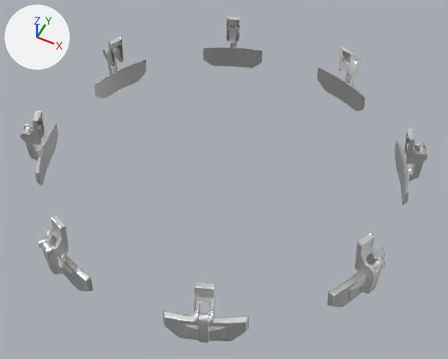
What one commit did to the FBX model Assets/_CustomShips/Rocinante/Models/Engine_Bell_ExtPanels.fbx.
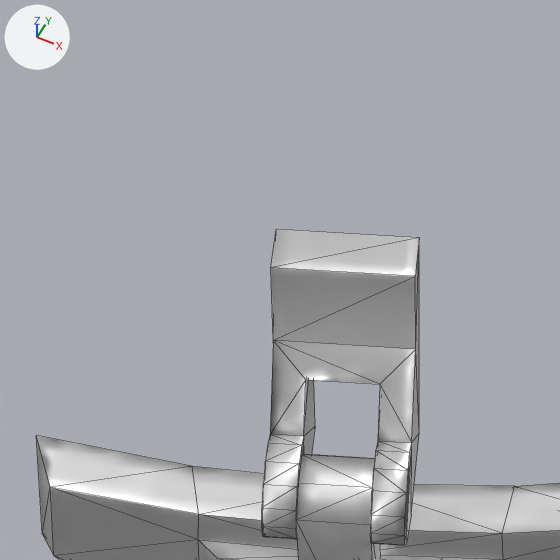
The first picture shows the older version from a 50 mm camera at (11.9, -23.8, 31.8) aimed at (0.7, -1.3, 3.6). The close-ups show the older and then the newer version on the part from 35% to 52% of the width and 70% to 91% of the height of that picture. Only the edits that show in the close-ups are written down. The axes (+X, +Y, +Z) are drawn at upper left. The lights are the same throughout. The close-ups show mesh edges as thin lines. Where no turn or scale is listed for an object, it has been applied to the vertices.

Objects in the first close-up: '1_Engine_Bell.116', '1_Engine_Bell.124'.
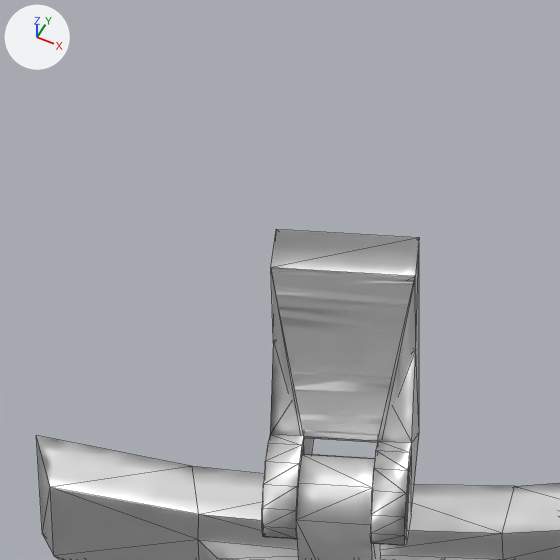
Boxes [x1, y1, x2, y2] around the edits, measured in the close-ups (560 x 560 px):
part 1 of me_circle_132, added: after [271, 271, 416, 442]

The change, as a list of edits to the scene's bpy script:
```text
Change me_circle_132:
    used by ob_1_engine_bell_124; location = (-0.007, -0.011, 54.228)
    remove me_circle_132.from_pydata(...)  # 50 vertices, 90 faces; spans x 3.68..5.04, y -11.53..-9.93, z -49.26..-47.25
    add me_circle_132.from_pydata(...)  # 100 vertices, 200 faces; spans x 3.68..5.04, y -11.53..-9.93, z -49.26..-47.25
    me_circle_132 part 1: 50 vertices added at x 3.7..5.01, y -11.5..-9.94, z -49.24..-47.28
```
